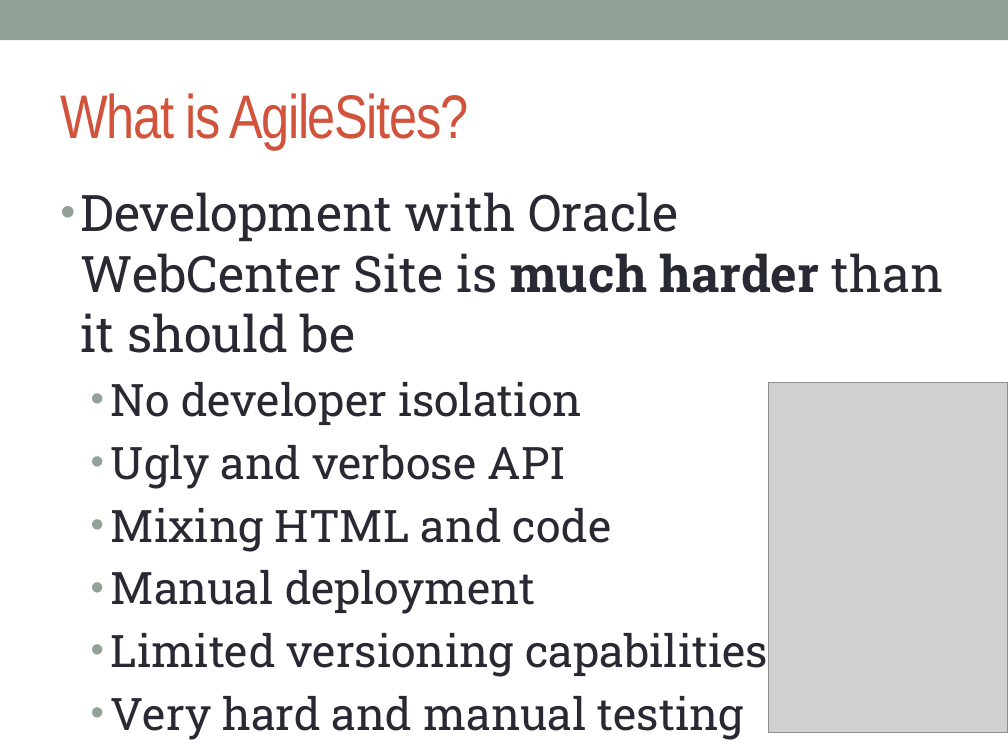
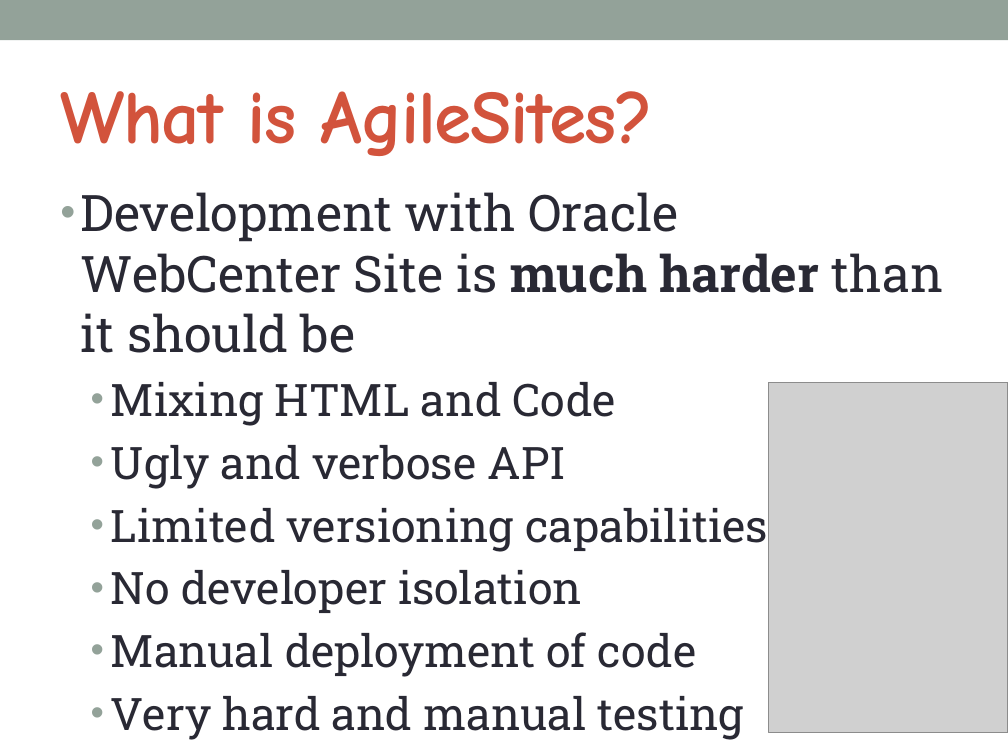
Before and after one commit to sciabarra/AgileSites, a slide deck: slide 2 of doc/AgileSites.pptx. Drawn at 1008x756 pixels with LibreOffice and Linux fonts; fonts in the diff are those of the drawing; grey boxes stand for pictures. Boxes give left, top, right and bottom in pixels: in the first picture for what was removed or moved away, otherwise in the second. Text is boxed around its words. In the diff, an @@ line names an element or a change of style, - is before the commit and + after.

Commit message:
first initially working scaffolding, demosite renamed to agilesites1 temporarily

```diff
--- a/doc/AgileSites.pptx
+++ b/doc/AgileSites.pptx
@@ title "What is AgileSites?" at bbox=[60, 91, 653, 156]: size 44 to 54 pt, font Arial Narrow to Comic Neue, bold on @@
@@ text at bbox=[111, 382, 768, 552]: paragraphs added @@
+  • Mixing HTML and Code
+  • Ugly and verbose API
+  • Limited versioning capabilities
@@ text at bbox=[111, 632, 697, 677]: text changed @@
-  • Ugly and verbose API
-  • Mixing HTML and code
-  • Manual deployment
-  • Limited versioning capabilities
+  • Manual deployment of code
```
Also in this commit, not shown: 1 other slide changed, 6 slides added, 24 other files.
